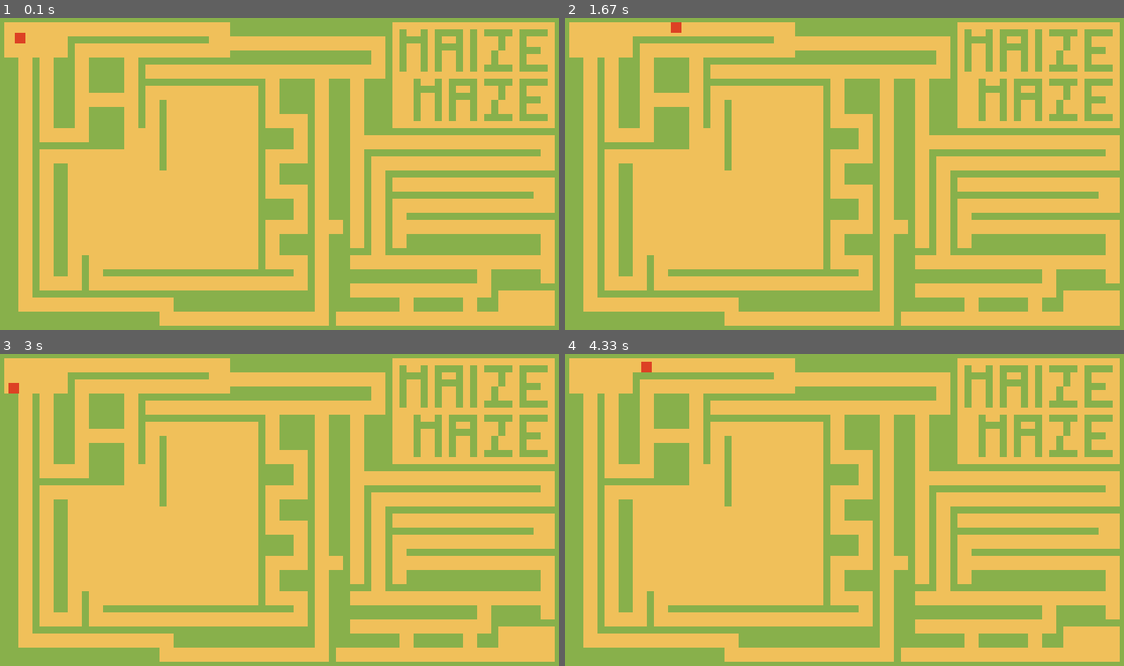
Above: before the commit, frames 1-4 (two rows, left to right).
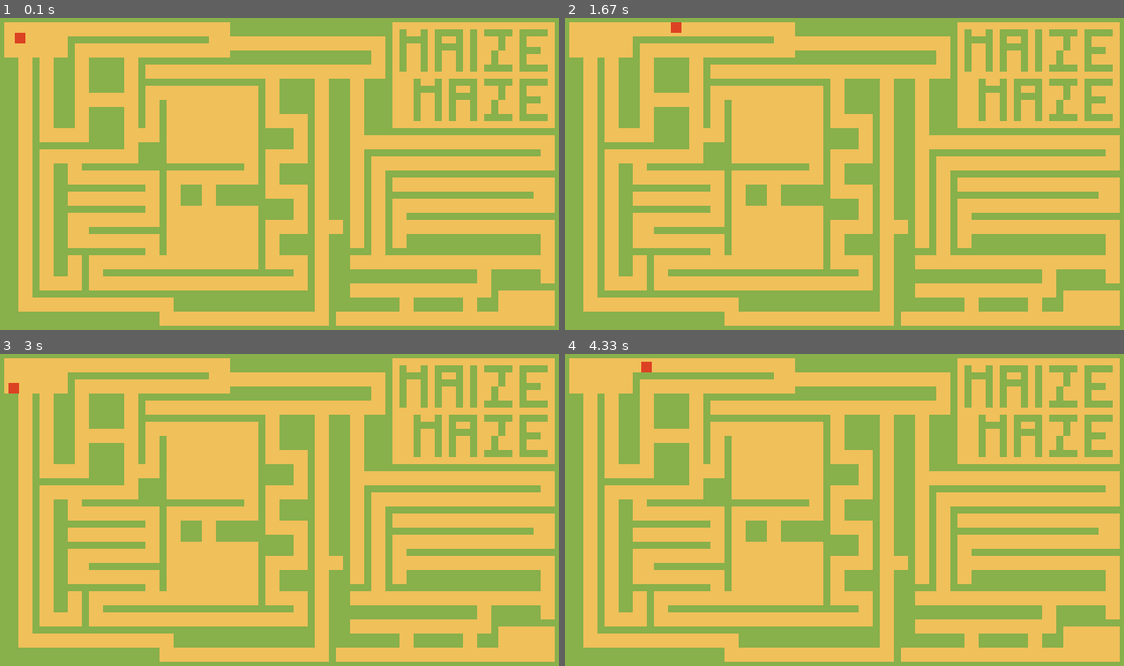
Above: after the commit, the same moments.

Repository: UCHMS19-20/final-project-wfelcone
Game: pygame game, started from src/game_here.py
The game is run twice, just before and just after one commit, with the same random seed, the same clock (stepped at 60 frames per second) and the same inputs.
Inputs:
- Up to frame 1 (0.1 s): no input
- Up to frame 2 (1.67 s): hold Right 0.33-0.8 s; hold Up 0.83-1.13 s; hold Right 1.17-1.63 s
- Up to frame 3 (3 s): hold Left 1.67-2.2 s; hold Down 2.23-2.53 s; hold Left 2.57-2.97 s
- Up to frame 4 (4.33 s): hold Up 3-3.37 s; hold Right 3.4-4.03 s; hold Down from 4.07 s (still down)

The runs differ from the first frame. In frame 1, 3.2% of the frame differs, in the area x 12-47%, y 39-77%; in frame 2, 3.2%; in frame 3, 3.2%; in frame 4, 3.2%.

Commit message:
very nearly done

Diff:
--- a/src/game_here.py
+++ b/src/game_here.py
@@ -309,11 +309,41 @@
 wall_list.add(wall)
 all_sprite_list.add(wall)
 
-wall = Wall(230, 120, 10, 100)
-wall_list.add(wall)
-all_sprite_list.add(wall)
-
-
+wall = Wall(230, 120, 10, 220)
+wall_list.add(wall)
+all_sprite_list.add(wall)
+
+wall = Wall(120, 210, 230, 10)
+wall_list.add(wall)
+all_sprite_list.add(wall)
+
+wall = Wall(200, 180, 30, 30)
+wall_list.add(wall)
+all_sprite_list.add(wall)
+
+wall = Wall(100, 240, 110, 10)
+wall_list.add(wall)
+all_sprite_list.add(wall)
+
+wall = Wall(260, 240, 30, 30)
+wall_list.add(wall)
+all_sprite_list.add(wall)
+
+wall = Wall(310, 240, 70, 30)
+wall_list.add(wall)
+all_sprite_list.add(wall)
+
+wall = Wall(100, 330, 110, 10)
+wall_list.add(wall)
+all_sprite_list.add(wall)
+
+wall = Wall(130, 300, 110, 10)
+wall_list.add(wall)
+all_sprite_list.add(wall)
+
+wall = Wall(100, 270, 110, 10)
+wall_list.add(wall)
+all_sprite_list.add(wall)
 #---Letters-----------------------------------------------
 #The letter that it is is captialized
 
